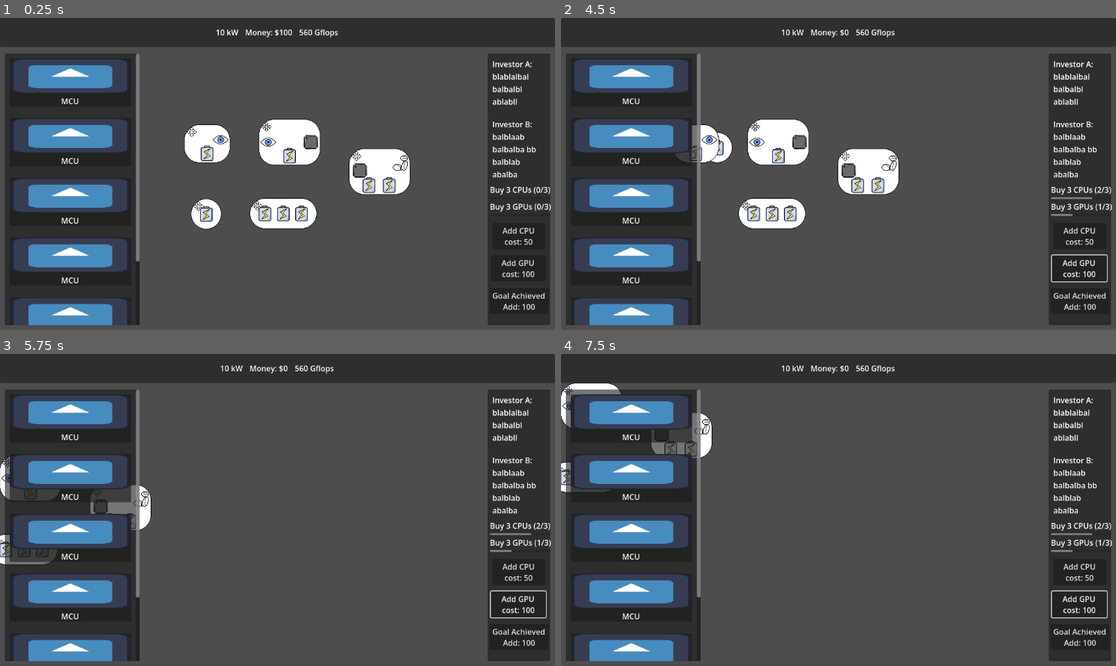
Above: before the commit, frames 1-4 (two rows, left to right).
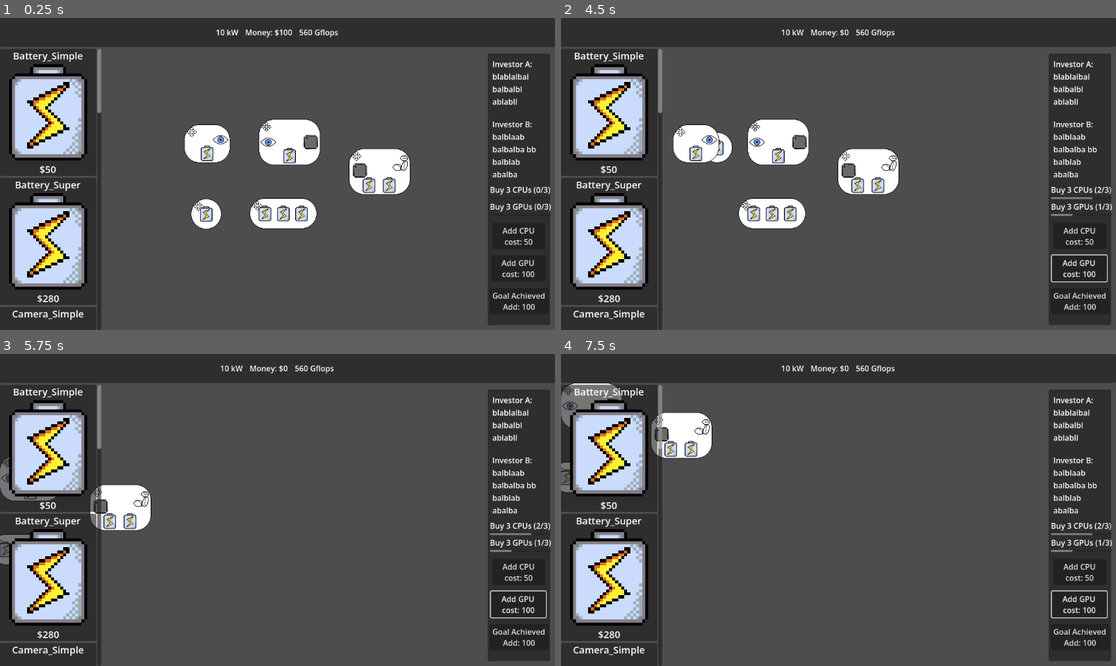
Above: after the commit, the same moments.

Repository: ARCsweden/GameJam2026SpringB
Game: Godot game, scene res://Scenes/Game/Game.tscn
Same seed, same stepped clock (60 frames per second), same inputs: the game is played once before the commit and once after it. The engine's default icon, where the game draws it, is replaced by a stand-in: a white triangle on a blue panel in a dark square.
Inputs (mouse positions are in pixels of both pictures, inside the frame that each line leads up to):
- Up to frame 1 (0.25 s): no input
- Up to frame 2 (4.5 s): click "Add GPU cost: 100" at 0.5 s; click "Goal Achieved Add: 100" at 1.25 s; click "Add CPU cost: 50" at 2 s; tap Enter at 2.75, 4.25 s; drag from (766, 214) to (783, 139) at 2.77 s; tap Space at 3.5 s; drag from (760, 205) to (783, 139) at 3.52 s; move the mouse to (827, 214) at 4.27 s; hold Right (pan_right) from 4.28 s (still down); click (827, 214) at 4.42 s
- Up to frame 3 (5.75 s): release Right (pan_right) at 5 s; drag from (27, 550) to (55, 478) at 5.02 s
- Up to frame 4 (7.5 s): tap Space at 5.75, 7.25 s; drag from (605, 550) to (699, 500) at 5.77 s; tap Enter at 6.5 s; drag from (572, 478) to (672, 522) at 6.52 s; move the mouse to (594, 491) at 7.27 s; hold S (pan_down) from 7.28 s (still down); click (594, 491) at 7.42 s

The runs differ from the first frame. In frame 1, 18% of the frame differs, in the area x 0-26%, y 9-100%; in frame 2, 18%; in frame 3, 18%; in frame 4, 18%.

Commit message:
Store Drag and Drop

Diff:
--- /dev/null
+++ b/Resources/Arm_Simple.tres
@@ -0,0 +1,13 @@
+[gd_resource type="Resource" script_class="ModuleData" format=3 uid="uid://c0p8lydruxjxk"]
+
+[ext_resource type="Texture2D" uid="uid://cbh58ek5y54tv" path="res://Assets/Art/arm.png" id="1_3s2ti"]
+[ext_resource type="PackedScene" uid="uid://bt0g5kqt42ow5" path="res://Scenes/Game/Nodes/arm_simple.tscn" id="2_co5a8"]
+[ext_resource type="Script" uid="uid://cxwn8yrjkyp3v" path="res://Scripts/ModuleData.gd" id="3_i8iok"]
+
+[resource]
+script = ExtResource("3_i8iok")
+module_name = "Arm_Simple"
+cost = 1000
+packed_scene = ExtResource("2_co5a8")
+action_tag = "arm_simple"
+icon = ExtResource("1_3s2ti")
--- /dev/null
+++ b/Resources/Battery_Simple.tres
@@ -0,0 +1,13 @@
+[gd_resource type="Resource" script_class="ModuleData" format=3 uid="uid://dfxvaw5875k6y"]
+
+[ext_resource type="Texture2D" uid="uid://dahr6hr820ouk" path="res://Assets/Art/power.png" id="1_teoel"]
+[ext_resource type="PackedScene" uid="uid://byqppitqlaym3" path="res://Scenes/Game/Nodes/battery_simple.tscn" id="2_r2ttp"]
+[ext_resource type="Script" uid="uid://cxwn8yrjkyp3v" path="res://Scripts/ModuleData.gd" id="3_nog5v"]
+
+[resource]
+script = ExtResource("3_nog5v")
+module_name = "Battery_Simple"
+cost = 50
+packed_scene = ExtResource("2_r2ttp")
+action_tag = "battery"
+icon = ExtResource("1_teoel")
--- /dev/null
+++ b/Resources/Battery_Super.tres
@@ -0,0 +1,13 @@
+[gd_resource type="Resource" script_class="ModuleData" format=3 uid="uid://cxjh16v7qo2y6"]
+
+[ext_resource type="Texture2D" uid="uid://dahr6hr820ouk" path="res://Assets/Art/power.png" id="1_uhvuu"]
+[ext_resource type="PackedScene" uid="uid://cak87gijsxlcr" path="res://Scenes/Game/Nodes/battery_super.tscn" id="2_o3s5o"]
+[ext_resource type="Script" uid="uid://cxwn8yrjkyp3v" path="res://Scripts/ModuleData.gd" id="3_cn0hb"]
+
+[resource]
+script = ExtResource("3_cn0hb")
+module_name = "Battery_Super"
+cost = 280
+packed_scene = ExtResource("2_o3s5o")
+action_tag = "battery"
+icon = ExtResource("1_uhvuu")
--- /dev/null
+++ b/Resources/Camera_Simple.tres
@@ -0,0 +1,13 @@
+[gd_resource type="Resource" script_class="ModuleData" format=3 uid="uid://ckf076y47jqlf"]
+
+[ext_resource type="Texture2D" uid="uid://dybjbmwqss7du" path="res://Assets/Art/vision.png" id="1_5vhja"]
+[ext_resource type="PackedScene" uid="uid://bopvl8m66kr2b" path="res://Scenes/Game/Nodes/camera_simple.tscn" id="2_ma6wc"]
+[ext_resource type="Script" uid="uid://cxwn8yrjkyp3v" path="res://Scripts/ModuleData.gd" id="3_l2xes"]
+
+[resource]
+script = ExtResource("3_l2xes")
+module_name = "Camera_Simple"
+cost = 200
+packed_scene = ExtResource("2_ma6wc")
+action_tag = "camera"
+icon = ExtResource("1_5vhja")
--- a/Resources/Goal1.tres
+++ b/Resources/Goal1.tres
@@ -13,4 +13,6 @@
 next_goals = Array[ExtResource("1_w5eog")]([ExtResource("2_fi1ry"), ExtResource("3_7ijsc")])
 is_repeatable = true
 action_tag = "cpu"
+target_multiplier = 2.0
+reward_multiplier = 1.5
 metadata/_custom_type_script = "uid://cmyshpwolbips"
--- /dev/null
+++ b/Resources/Object_Detection.tres
@@ -0,0 +1,13 @@
+[gd_resource type="Resource" script_class="ModuleData" format=3 uid="uid://c27bt5ygaamp0"]
+
+[ext_resource type="Texture2D" uid="uid://dl4e8na64nkak" path="res://Assets/Art/mcu.png" id="1_r7ena"]
+[ext_resource type="PackedScene" uid="uid://cd2mf4640gwy6" path="res://Scenes/Game/Nodes/object_detection.tscn" id="2_1b58m"]
+[ext_resource type="Script" uid="uid://cxwn8yrjkyp3v" path="res://Scripts/ModuleData.gd" id="3_3g4s7"]
+
+[resource]
+script = ExtResource("3_3g4s7")
+module_name = "Object_Detection"
+cost = 50
+packed_scene = ExtResource("2_1b58m")
+action_tag = "object_detection"
+icon = ExtResource("1_r7ena")
--- /dev/null
+++ b/Resources/Vision.tres
@@ -0,0 +1,13 @@
+[gd_resource type="Resource" script_class="ModuleData" format=3 uid="uid://f7lerg63cjjp"]
+
+[ext_resource type="Texture2D" uid="uid://dybjbmwqss7du" path="res://Assets/Art/vision.png" id="1_q6my7"]
+[ext_resource type="PackedScene" uid="uid://cd2mf4640gwy6" path="res://Scenes/Game/Nodes/object_detection.tscn" id="2_3mg22"]
+[ext_resource type="Script" uid="uid://cxwn8yrjkyp3v" path="res://Scripts/ModuleData.gd" id="2_ts0pb"]
+
+[resource]
+script = ExtResource("2_ts0pb")
+module_name = "Vision"
+cost = 51
+packed_scene = ExtResource("2_3mg22")
+action_tag = "vision"
+icon = ExtResource("1_q6my7")
--- a/Resources/node1.tres
+++ b/Resources/node1.tres
@@ -1,5 +1,6 @@
 [gd_resource type="Resource" script_class="ModuleData" format=3 uid="uid://cdlqcud8budfg"]
 
+[ext_resource type="Texture2D" uid="uid://dahr6hr820ouk" path="res://Assets/Art/power.png" id="1_02lqg"]
 [ext_resource type="PackedScene" uid="uid://byqppitqlaym3" path="res://Scenes/Game/Nodes/battery_simple.tscn" id="1_3f7hd"]
 [ext_resource type="Script" uid="uid://cxwn8yrjkyp3v" path="res://Scripts/ModuleData.gd" id="1_oumwg"]
 
@@ -10,4 +11,5 @@
 packed_scene = ExtResource("1_3f7hd")
 goal_id_to_trigger = "buy_cpu"
 action_tag = "cpu"
+icon = ExtResource("1_02lqg")
 metadata/_custom_type_script = "uid://cxwn8yrjkyp3v"
--- a/Resources/node2.tres
+++ b/Resources/node2.tres
@@ -1,11 +1,15 @@
 [gd_resource type="Resource" script_class="ModuleData" format=3 uid="uid://lhwar65rtdn8"]
 
+[ext_resource type="Texture2D" uid="uid://dahr6hr820ouk" path="res://Assets/Art/power.png" id="1_3k0cs"]
 [ext_resource type="Script" uid="uid://cxwn8yrjkyp3v" path="res://Scripts/ModuleData.gd" id="1_6okmc"]
+[ext_resource type="PackedScene" uid="uid://cak87gijsxlcr" path="res://Scenes/Game/Nodes/battery_super.tscn" id="1_ho0t2"]
 
 [resource]
 script = ExtResource("1_6okmc")
 module_name = "GPU"
 cost = 100
+packed_scene = ExtResource("1_ho0t2")
 goal_id_to_trigger = "buy_gpu"
 action_tag = "gpu"
+icon = ExtResource("1_3k0cs")
 metadata/_custom_type_script = "uid://cxwn8yrjkyp3v"
--- a/Scenes/Game/schematic.gd
+++ b/Scenes/Game/schematic.gd
@@ -16,8 +16,24 @@
 	#GoalManager.activate_single_goal(gpu_goal)
 	SignalBus.node_entered.connect(_on_node_entered)
 	SignalBus.node_exited.connect(_on_node_exited)
+	SignalBus.spawn_from_store.connect(_on_spawn_from_store)
 	pass # Replace with function body.
 
+func _on_spawn_from_store(module: ModuleData) -> void:
+	# 1. Instantiate the new node
+	var new_node = module.packed_scene.instantiate() as SchematicsNode
+	add_child(new_node)
+
+	# 2. Instantly snap it to the mouse so it doesn't blink at (0,0)
+	new_node.set_position(get_global_mouse_position() - new_node.get_center())
+
+	# 3. Hijack your existing variables!
+	node = new_node
+	dragging = true
+
+	# 4. Trigger the goal system since we successfully bought it
+	if module.action_tag != "":
+		GoalManager.trigger_action(module.action_tag, 1)
 func _on_node_entered(n: SchematicsNode) -> void:
 	if not dragging:
 		node = n
--- /dev/null
+++ b/Scenes/Game/store_item_ui.tscn
@@ -0,0 +1,36 @@
+[gd_scene format=3 uid="uid://bnktsncfaa2e0"]
+
+[ext_resource type="Script" uid="uid://cfvcem4esi47i" path="res://Scripts/StoreItemUI.gd" id="1_0opp5"]
+
+[sub_resource type="LabelSettings" id="LabelSettings_ps5tp"]
+font_size = 20
+
+[sub_resource type="LabelSettings" id="LabelSettings_um6xf"]
+font_size = 20
+
+[node name="StoreItemUI" type="PanelContainer" unique_id=1783544407]
+custom_minimum_size = Vector2(200, 200)
+offset_right = 40.0
+offset_bottom = 40.0
+script = ExtResource("1_0opp5")
+
+[node name="VBoxContainer" type="VBoxContainer" parent="." unique_id=1510626441]
+layout_mode = 2
+
+[node name="Label2" type="Label" parent="VBoxContainer" unique_id=237646383]
+layout_mode = 2
+size_flags_horizontal = 4
+size_flags_vertical = 0
+label_settings = SubResource("LabelSettings_ps5tp")
+
+[node name="TextureRect" type="TextureRect" parent="VBoxContainer" unique_id=173939847]
+layout_mode = 2
+size_flags_vertical = 3
+expand_mode = 5
+
+[node name="Label" type="Label" parent="VBoxContainer" unique_id=646510233]
+layout_mode = 2
+size_flags_horizontal = 4
+size_flags_vertical = 8
+label_settings = SubResource("LabelSettings_um6xf")
+horizontal_alignment = 1
--- a/Scenes/UI/sidebars.tscn
+++ b/Scenes/UI/sidebars.tscn
@@ -4,9 +4,18 @@
 [ext_resource type="Script" uid="uid://beawjojb6jtid" path="res://Scripts/BuyPipeButton.gd" id="2_uf5x1"]
 [ext_resource type="Resource" uid="uid://lhwar65rtdn8" path="res://Resources/node2.tres" id="3_43ur1"]
 [ext_resource type="Script" uid="uid://birkj6dde2i87" path="res://Scripts/DebugGoalButton.gd" id="4_6ptox"]
+[ext_resource type="Resource" uid="uid://dfxvaw5875k6y" path="res://Resources/Battery_Simple.tres" id="5_et7fu"]
 [ext_resource type="Resource" uid="uid://cdlqcud8budfg" path="res://Resources/node1.tres" id="5_sr12i"]
+[ext_resource type="Resource" uid="uid://f7lerg63cjjp" path="res://Resources/Vision.tres" id="5_tko4l"]
 [ext_resource type="Script" uid="uid://dgmpkb4r6yt5o" path="res://Scripts/DynamicGoalPanel.gd" id="6_tko4l"]
+[ext_resource type="Resource" uid="uid://cxjh16v7qo2y6" path="res://Resources/Battery_Super.tres" id="6_xo0gq"]
 [ext_resource type="PackedScene" uid="uid://2rvovwt788pj" path="res://Scenes/Game/goal_item_ui.tscn" id="7_j4jrg"]
+[ext_resource type="Resource" uid="uid://ckf076y47jqlf" path="res://Resources/Camera_Simple.tres" id="7_lu8f2"]
+[ext_resource type="Script" uid="uid://nor21fjxlc74" path="res://Scripts/StoreGrid.gd" id="8_43ur1"]
+[ext_resource type="PackedScene" uid="uid://bnktsncfaa2e0" path="res://Scenes/Game/store_item_ui.tscn" id="9_6ptox"]
+[ext_resource type="Resource" uid="uid://c27bt5ygaamp0" path="res://Resources/Object_Detection.tres" id="9_h0ar1"]
+[ext_resource type="Resource" uid="uid://c0p8lydruxjxk" path="res://Resources/Arm_Simple.tres" id="10_i7w1n"]
+[ext_resource type="Script" uid="uid://cxwn8yrjkyp3v" path="res://Scripts/ModuleData.gd" id="10_sr12i"]
 
 [node name="Sidebars" type="HBoxContainer" unique_id=2095981365]
 anchors_preset = 15
@@ -19,6 +28,7 @@
 metadata/_edit_group_ = true
 
 [node name="Store" type="MarginContainer" parent="." unique_id=1188098701]
+visible = false
 custom_minimum_size = Vector2(300, 0)
 layout_mode = 2
 size_flags_horizontal = 2
@@ -257,6 +267,19 @@
 text = "MCU"
 horizontal_alignment = 1
 autowrap_mode = 1
+
+[node name="Store2" type="MarginContainer" parent="." unique_id=2350805]
+layout_mode = 2
+
+[node name="ScrollContainer" type="ScrollContainer" parent="Store2" unique_id=1837228376]
+custom_minimum_size = Vector2(210, 0)
+layout_mode = 2
+
+[node name="StoreGrid" type="GridContainer" parent="Store2/ScrollContainer" unique_id=544246150]
+layout_mode = 2
+script = ExtResource("8_43ur1")
+store_item_scene = ExtResource("9_6ptox")
+available_modules = Array[ExtResource("10_sr12i")]([ExtResource("5_et7fu"), ExtResource("6_xo0gq"), ExtResource("7_lu8f2"), ExtResource("9_h0ar1"), ExtResource("10_i7w1n"), ExtResource("5_tko4l"), ExtResource("3_43ur1"), ExtResource("3_43ur1"), ExtResource("3_43ur1"), ExtResource("3_43ur1")])
 
 [node name="Goal" type="MarginContainer" parent="." unique_id=1347628786]
 custom_minimum_size = Vector2(150, 0)
--- /dev/null
+++ b/Scripts/DropZone.gd
@@ -0,0 +1,33 @@
+extends Control
+
+# --- GODOT'S BUILT-IN DROP CHECKER ---
+# This asks: "Is the player allowed to drop this here?"
+func _can_drop_data(at_position: Vector2, data: Variant) -> bool:
+	# We only accept the drop IF it is ModuleData AND the player has enough money
+	if data is ModuleData:
+		if EconomyManager.can_afford(data.cost):
+			return true
+	return false
+
+# --- GODOT'S BUILT-IN DROP EXECUTOR ---
+# This runs when the player releases the mouse button over this node
+func _drop_data(at_position: Vector2, data: Variant) -> void:
+	var module = data as ModuleData
+
+	# 1. Take the money!
+	if EconomyManager.spend_money(module.cost):
+
+		# 2. Spawn the actual 2D game piece
+		var new_node = module.packed_scene.instantiate() as Node2D
+
+		# 3. Add it to your game board (Replace this with wherever your nodes should go)
+		# e.g., get_tree().current_scene.add_child(new_node)
+		add_child(new_node)
+
+		# 4. Snap it to the mouse position!
+		new_node.global_position = get_global_mouse_position()
+
+		# 5. --- OUR DYNAMIC GOAL SYSTEM! ---
+		# Shout to the GoalManager that we just built something!
+		if module.action_tag != "":
+			GoalManager.trigger_action(module.action_tag, 1)
--- a/Scripts/GoalData.gd
+++ b/Scripts/GoalData.gd
@@ -8,6 +8,8 @@
 @export var next_goals: Array[GoalData]
 @export var is_repeatable: bool = false
 @export var action_tag: String
+@export var target_multiplier: float = 1.0
+@export var reward_multiplier: float = 1.0
 #@export var amount_of_CPU: int
 #@export var amount_of_GPU: int
 #@export var amount_of_cameras: int # e.g., "Connect 5 pipes" -> target_value = 5
--- a/Scripts/GoalItemUI.gd
+++ b/Scripts/GoalItemUI.gd
@@ -15,6 +15,7 @@
 
 # Called every time progress is made
 func update_progress(current: int, target: int) -> void:
+	progress_bar.max_value = target
 	progress_bar.value = current
 	# Using Godot's string formatting to make it look like: "Buy CPU (1/2)"
 	label.text = "%s (%d/%d)" % [base_description, current, target]
--- a/Scripts/GoalManager.gd
+++ b/Scripts/GoalManager.gd
@@ -18,9 +18,10 @@
 		activate_single_goal(goal)
 
 # METHOD B: Add a single goal dynamically
-func activate_single_goal(goal: GoalData) -> void:
+func activate_single_goal(base_goal: GoalData) -> void:
 	# First check if it's already active to prevent duplicates
-	if not active_goals.has(goal.goal_id):
+	if not active_goals.has(base_goal.goal_id):
+		var goal = base_goal.duplicate()
 		# 1. Save the Resource data so we know the target and reward later
 		goal_definitions[goal.goal_id] = goal
 		# 2. Add it to active goals and set its starting progress to 0
@@ -114,6 +115,10 @@
 
 	# 3. --- THE REPEATABLE LOGIC ---
 	if completed_goal_data.is_repeatable:
+		# 1. Multiply the target and reward for the NEXT round (convert float back to int)
+		completed_goal_data.target_value = int(completed_goal_data.target_value * completed_goal_data.target_multiplier)
+		completed_goal_data.reward_amount = int(completed_goal_data.reward_amount * completed_goal_data.reward_multiplier)
+
 		# Reset the progress back to 0
 		active_goals[goal_id] = 0
 
--- a/Scripts/ModuleData.gd
+++ b/Scripts/ModuleData.gd
@@ -6,3 +6,4 @@
 @export var packed_scene: PackedScene # The actual node to spawn when bought
 @export var goal_id_to_trigger: String = ""
 @export var action_tag: String = ""
+@export var icon: Texture2D
--- a/Scripts/SignalBus.gd
+++ b/Scripts/SignalBus.gd
@@ -11,3 +11,4 @@
 signal node_exited(slot: SchematicsNode)
 
 signal connection_made()
+signal spawn_from_store(module: ModuleData)
--- /dev/null
+++ b/Scripts/StoreGrid.gd
@@ -0,0 +1,11 @@
+extends GridContainer
+
+@export var store_item_scene: PackedScene
+# This lets you drag all your .tres modules into the inspector to populate the shop!
+@export var available_modules: Array[ModuleData]
+
+func _ready() -> void:
+	for module in available_modules:
+		var new_item = store_item_scene.instantiate() as StoreItemUI
+		add_child(new_item)
+		new_item.setup(module)
--- /dev/null
+++ b/Scripts/StoreItemUI.gd
@@ -0,0 +1,40 @@
+extends PanelContainer
+class_name StoreItemUI
+
+var module_data: ModuleData
+
+# Let's pretend you added an @onready var icon = $TextureRect and price_label = $Label
+
+@onready var icon_rect: TextureRect = $VBoxContainer/TextureRect # Adjust path if needed
+@onready var price_label: Label = $VBoxContainer/Label
+@onready var item_name: Label = $VBoxContainer/Label2          # Adjust path if needed
+
+func setup(data: ModuleData) -> void:
+	module_data = data
+	icon_rect.texture = data.icon
+	price_label.text = "$" + str(data.cost)
+	item_name.text = str(data.module_name)
+	# icon.texture = data.icon # (If you add an icon variable to ModuleData later!)
+	# price_label.text = "$" + str(data.cost)
+# This listens for raw inputs directly on the UI element
+func _gui_input(event: InputEvent) -> void:
+	if event is InputEventMouseButton and event.button_index == MOUSE_BUTTON_LEFT:
+		# We only care about the exact moment the mouse goes DOWN
+		if event.pressed:
+			if EconomyManager.spend_money(module_data.cost):
+				# Tell the Schematic to spawn it!
+				SignalBus.spawn_from_store.emit(module_data)
+
+				# Consume the input so other UI elements don't get confused
+				accept_event()
+# --- GODOT'S BUILT-IN DRAG FUNCTION ---
+# This automatically runs when the user clicks and drags this Control node
+#func _get_drag_data(at_position: Vector2) -> Variant:
+#	# 1. Create a visual preview that follows the mouse
+#	var preview = ColorRect.new() # You could use a Sprite or TextureRect here!
+#	preview.color = Color(1, 1, 1, 0.5) # Semi-transparent
+#	preview.custom_minimum_size = Vector2(50, 50)
+#	set_drag_preview(preview)
+
+	# 2. Tell the system exactly WHAT data we are dragging
+#	return module_data
Not shown, added: Scripts/DropZone.gd.uid
Not shown, added: Scripts/StoreGrid.gd.uid
Not shown, added: Scripts/StoreItemUI.gd.uid
